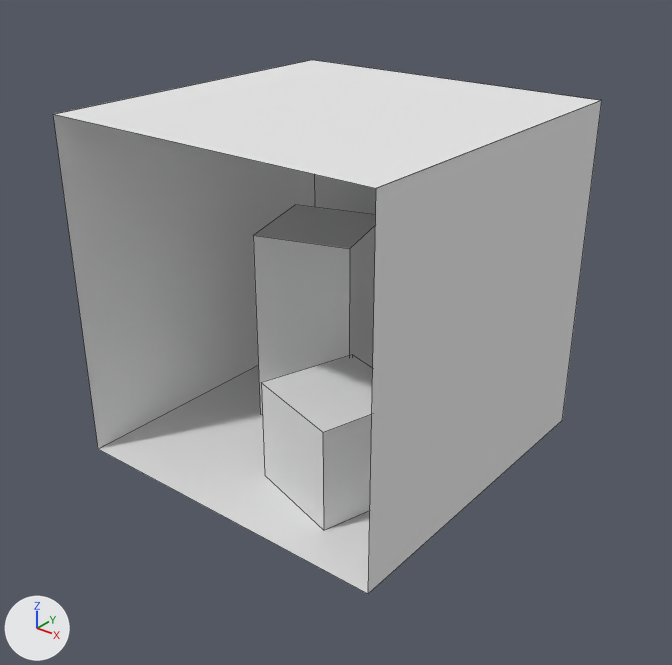
Renders of the OBJ model assets/models/CornellBox/CornellBox-Original.obj from each side of a commit.
Before and after are seen from a 50 mm camera at (3.03, -3.78, 3.05) aimed at (0.05, -0.04, 0.73). Arrows for +X, +Y and +Z are at lower left; the lights stay in place. Mesh edges are drawn as thin lines. Where no turn or scale is listed for an object, it has been applied to the vertices. Vertices at the same position are counted once.

The scene before the commit, as lines of its bpy script (objects in view):
```python
me_backwall = bpy.data.meshes.new('backWall')
me_backwall.from_pydata(...)  # 4 vertices, 1 face; spans x -1.02..1.0, y 1.04, z 0.0..1.99
me_backwall.materials.append(mat_backwall)  # white #e7e7e7
# before: 0 (-0.99, 1.04, 0.0), 1 (1.0, 1.04, 0.0) at pixel (562, 420), 2 (1.0, 1.04, 1.99) at pixel (601, 100), 3 (-1.02, 1.04, 1.99) at pixel (312, 59)
me_ceiling = bpy.data.meshes.new('ceiling')
me_ceiling.from_pydata(...)  # 4 vertices, 1 face; spans x -1.02..1.0, y -0.99..1.04, z 1.99
me_ceiling.materials.append(mat_ceiling)  # white #e7e7e7
# before: 0 (-1.02, -0.99, 1.99) at pixel (53, 114), 1 (-1.02, 1.04, 1.99) at pixel (312, 59), 2 (1.0, 1.04, 1.99) at pixel (601, 100), 3 (1.0, -0.99, 1.99) at pixel (376, 188)
me_floor = bpy.data.meshes.new('floor')
me_floor.from_pydata(...)  # 4 vertices, 1 face; spans x -1.01..1.0, y -0.99..1.04, z 0.0
me_floor.materials.append(mat_floor)  # white #e7e7e7
# before: 0 (-1.01, -0.99, 0.0) at pixel (98, 448), 1 (1.0, -0.99, 0.0) at pixel (368, 593), 2 (1.0, 1.04, 0.0) at pixel (562, 420), 3 (-0.99, 1.04, 0.0)
me_leftwall = bpy.data.meshes.new('leftWall')
me_leftwall.from_pydata(...)  # 4 vertices, 1 face; spans x -1.02..-0.99, y -0.99..1.04, z 0.0..1.99
me_leftwall.materials.append(mat_leftwall)  # white #e7e7e7
# before: 0 (-1.01, -0.99, 0.0) at pixel (98, 448), 1 (-0.99, 1.04, 0.0), 2 (-1.02, 1.04, 1.99) at pixel (312, 59), 3 (-1.02, -0.99, 1.99) at pixel (53, 114)
me_rightwall = bpy.data.meshes.new('rightWall')
me_rightwall.from_pydata(...)  # 4 vertices, 1 face; spans x 1.0, y -0.99..1.04, z 0.0..1.99
me_rightwall.materials.append(mat_rightwall)  # white #e7e7e7
# before: 0 (1.0, 1.04, 0.0) at pixel (562, 420), 1 (1.0, -0.99, 0.0) at pixel (368, 593), 2 (1.0, -0.99, 1.99) at pixel (376, 188), 3 (1.0, 1.04, 1.99) at pixel (601, 100)
me_shortbox = bpy.data.meshes.new('shortBox')
me_shortbox.from_pydata(...)  # 8 vertices, 5 faces; spans x -0.05..0.7, y -0.75..0.0, z 0.0..0.6
me_shortbox.materials.append(mat_shortbox)  # white #e7e7e7
ob_backwall = bpy.data.objects.new('backWall', me_backwall)
ob_backwall.location = (0.0, 0.0, 0.0)
ob_ceiling = bpy.data.objects.new('ceiling', me_ceiling)
ob_ceiling.location = (0.0, 0.0, 0.0)
ob_floor = bpy.data.objects.new('floor', me_floor)
ob_floor.location = (0.0, 0.0, 0.0)
ob_leftwall = bpy.data.objects.new('leftWall', me_leftwall)
ob_leftwall.location = (0.0, 0.0, 0.0)
ob_rightwall = bpy.data.objects.new('rightWall', me_rightwall)
ob_rightwall.location = (0.0, 0.0, 0.0)
ob_shortbox = bpy.data.objects.new('shortBox', me_shortbox)
ob_shortbox.location = (0.0, 0.0, 0.0)
# also in view: 'tallBox' at (-0.33, 0.29, 0.6)
```
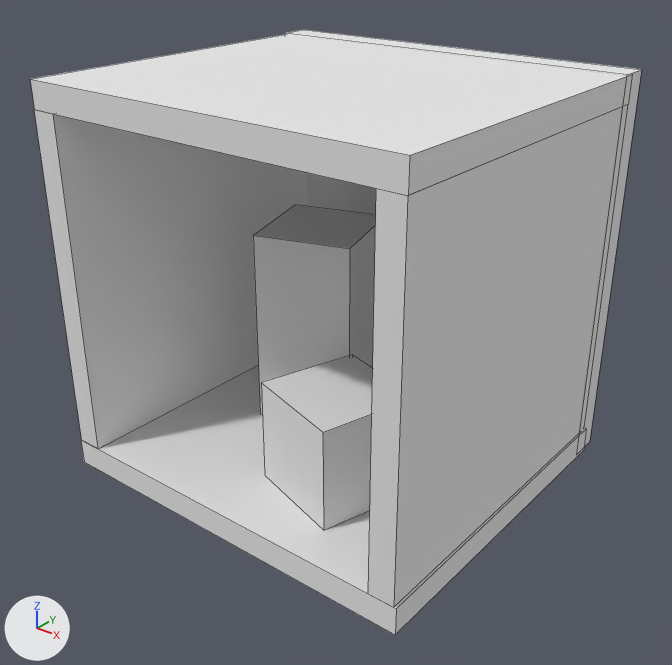
Pixel boxes [x1, y1, x2, y2] of what changed, in the pictures (672 x 665 px):
'rightWall', reshaped (9% wider): before [368, 100, 602, 594]; after [368, 107, 622, 608]
'leftWall', reshaped: before [53, 114, 315, 449]; after [34, 110, 307, 449]
'ceiling', reshaped (9% wider, 26% taller): before [55, 60, 601, 188]; after [30, 34, 626, 196]
'floor', reshaped: before [99, 365, 370, 594]; after [81, 365, 586, 635]
'backWall', reshaped: before [315, 174, 376, 215]; after [285, 30, 642, 447]
part 4 of me_leftwall, added: after [34, 110, 98, 449]
part 5 of me_rightwall, added: after [368, 107, 622, 608]

The change, as a list of edits to the scene's bpy script:
```text
Change me_backwall:
    where me_backwall.from_pydata(...)  # 4 vertices, 1 face; spans x -1.02..1.0, y 1.04, z 0.0..1.99
    used by ob_backwall; location = (0.0, 0.0, 0.0)
    verts and faces of me_backwall; kept vertices keep their numbers, new ones are numbered from 4
    me_backwall part 1
    add delete_vertices([*range(0, 4)])  # with the faces that use them
    add verts[4] = (-1.14, 0.96, -0.15)
    add verts[5] = (1.15, 0.96, -0.15)  # pixel (576, 454)
    add verts[6] = (1.15, 0.96, 2.15)  # pixel (627, 74)
    add verts[7] = (-1.18, 0.96, 2.15)  # pixel (285, 33)
    add for new, old in zip([*range(8, 12)], [*range(4, 8)]): verts[new] = verts[old] + (0.0, 0.18, 0.0)
    add faces += [(4, 5, 6, 7), (8, 11, 10, 9), (6, 10, 11, 7), (4, 8, 9, 5), (5, 9, 10, 6), (4, 7, 11, 8)]
Change me_ceiling:
    where me_ceiling.from_pydata(...)  # 4 vertices, 1 face; spans x -1.02..1.0, y -0.99..1.04, z 1.99
    used by ob_ceiling; location = (0.0, 0.0, 0.0)
    verts and faces of me_ceiling; kept vertices keep their numbers, new ones are numbered from 4
    me_ceiling part 2
    add delete_vertices([*range(0, 4)])  # with the faces that use them
    add verts[4] = (-1.17, -0.99, 1.99)  # pixel (34, 109)
    add verts[5] = (-1.17, 1.04, 1.99)
    add verts[6] = (-1.17, -0.99, 2.14)  # pixel (30, 79)
    add verts[7] = (-1.17, 1.04, 2.14)
    add for new, old in zip([*range(8, 12)], [*range(4, 8)]): verts[new] = verts[old] + (2.32, 0.0, 0.0)
    add faces += [(4, 5, 9, 8), (6, 10, 11, 7), (5, 7, 11, 9), (4, 8, 10, 6), (8, 9, 11, 10), (4, 6, 7, 5)]
Change me_floor:
    where me_floor.from_pydata(...)  # 4 vertices, 1 face; spans x -1.01..1.0, y -0.99..1.04, z 0.0
    used by ob_floor; location = (0.0, 0.0, 0.0)
    verts and faces of me_floor; kept vertices keep their numbers, new ones are numbered from 4
    me_floor part 3
    add delete_vertices([*range(0, 4)])  # with the faces that use them
    add verts[4] = (-1.17, -0.99, -0.16)  # pixel (84, 461)
    add verts[5] = (-1.15, 1.04, -0.16)
    add verts[6] = (1.16, 1.04, -0.16)  # pixel (583, 450)
    add verts[7] = (1.16, -0.99, -0.16)  # pixel (395, 634)
    add for new, old in zip([*range(8, 12)], [*range(4, 8)]): verts[new] = verts[old] + (0.0, 0.0, 0.16)
    add faces += [(8, 11, 10, 9), (4, 5, 6, 7), (4, 7, 11, 8), (6, 10, 11, 7), (4, 8, 9, 5), (5, 9, 10, 6)]
Change me_leftwall:
    where me_leftwall.from_pydata(...)  # 4 vertices, 1 face; spans x -1.02..-0.99, y -0.99..1.04, z 0.0..1.99
    used by ob_leftwall; location = (0.0, 0.0, 0.0)
    verts and faces of me_leftwall; kept vertices keep their numbers, new ones are numbered from 4
    me_leftwall part 4
    add for new, old in zip([*range(4, 8)], [*range(0, 4)]): verts[new] = verts[old] + (-0.16, 0.0, 0.0)
    add faces += [(4, 7, 6, 5), (0, 4, 5, 1), (1, 5, 6, 2), (0, 3, 7, 4), (2, 6, 7, 3)]
Change me_rightwall:
    where me_rightwall.from_pydata(...)  # 4 vertices, 1 face; spans x 1.0, y -0.99..1.04, z 0.0..1.99
    used by ob_rightwall; location = (0.0, 0.0, 0.0)
    verts and faces of me_rightwall; kept vertices keep their numbers, new ones are numbered from 4
    me_rightwall part 5
    add for new, old in zip([*range(4, 8)], [*range(0, 4)]): verts[new] = verts[old] + (0.15, 0.0, 0.0)
    add faces += [(4, 7, 6, 5), (2, 6, 7, 3), (0, 4, 5, 1), (1, 5, 6, 2), (0, 3, 7, 4)]
```
